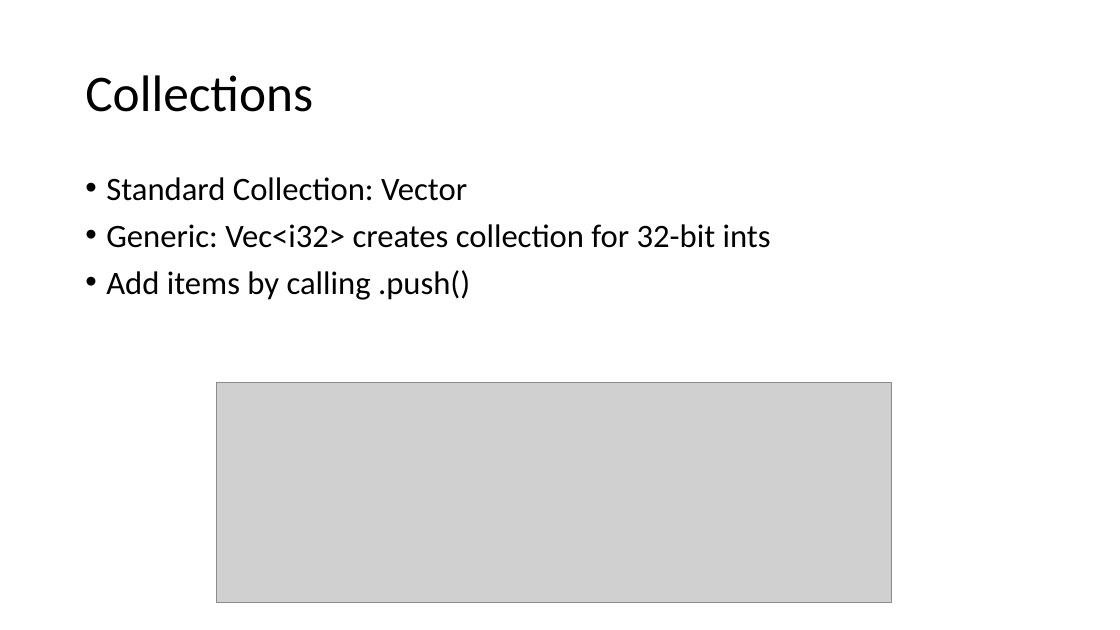
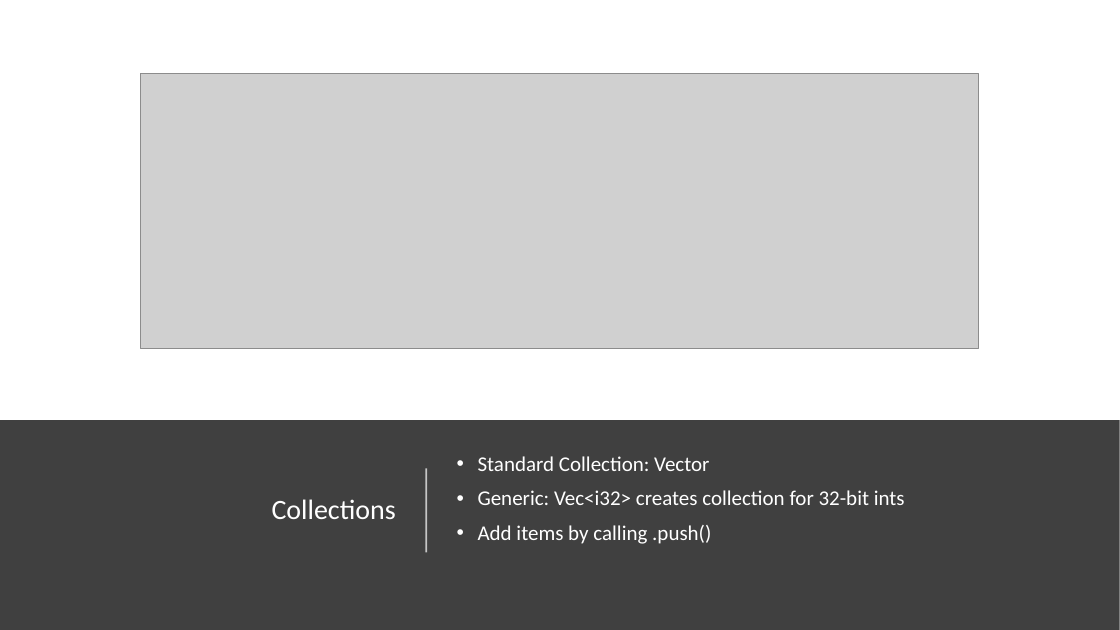
Before and after one commit to ProgrammerAL/Presentations-2019, a slide deck: slide 13 of 09-04 - Making the Case for Rust/Making the Case for Rust.pptx (slide 14 before the commit). Drawn at 1120x630 pixels with LibreOffice and Linux fonts; fonts in the diff are those of the drawing; grey boxes stand for pictures. Boxes give left, top, right and bottom in pixels: in the first picture for what was removed or moved away, otherwise in the second. Text is boxed around its words. In the diff, an @@ line names an element or a change of style, - is before the commit and + after.

```diff
--- a/09-04 - Making the Case for Rust/Making the Case for Rust.pptx
+++ b/09-04 - Making the Case for Rust/Making the Case for Rust.pptx
@@ picture: place and size @@
-picture at [216,382,891,602]
+picture at [141,74,980,349]
@@ rectangle added at [0,420,1120,630], fill #404040 @@
@@ text "Standard Collection: Vector": place and size @@
-text "Standard Collection: Vector" at [106,177,771,300]
+text "Standard Collection: Vector" at [478,456,905,544]
@@ text "Standard Collection: Vector" at [478,456,905,544]: size 28 to 18 pt, text colour #000000 to #FFFFFF; vertical alignment top to middle @@
@@ title "Collections": place and size @@
-title "Collections" at [85,75,313,112]
+title "Collections" at [272,499,396,519]
@@ title "Collections" at [272,499,396,519]: size 44 to 24 pt, text colour #000000 to #FFFFFF; alignment left to right @@
@@ line added from (426, 553) to (426, 469), #FFFFFF 1.5 pt @@
```
Also in this commit, not shown: 17 other slides changed, 1 other file.
